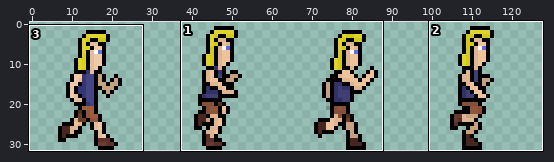
Sprite sheet: DazzasDash/Assets/Sprites/DazzaRun.png. The first picture is a wide view before the edit; the outline marks the close-up.
Close-up. Earlier state:
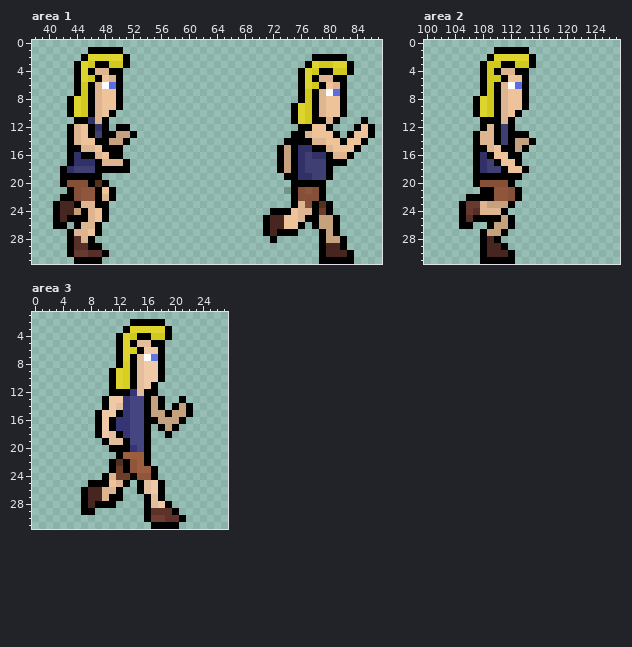
The file is 128x32 pixels. Pixels under 10% opacity are left out. Colours within 5 levels of each other are drawn and written as one. Shown: area 1: x 38..87, y 0..31; area 2: x 100..127, y 0..31; area 3: x 0..27, y 1..31.
After the commit:
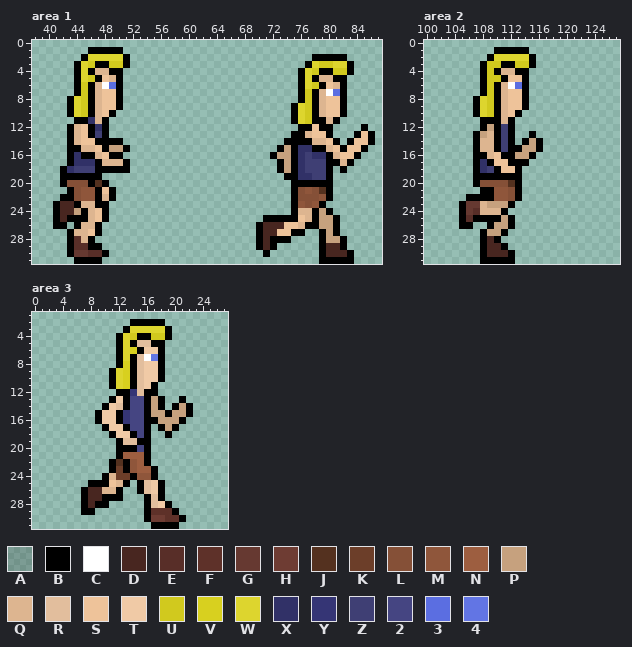
Palette (. is transparent): A #0000002d  B #000000  C #ffffff  D #482620  E #582e28  F #5e3129  G #663931  H #6e3c33  J #54311f  K #6c3e29  L #855037  M #8f563b  N #9d5e40  P #c6a17e  Q #ddb590  R #e2be9d  S #eec39a  T #f0caa6  U #d1c91e  V #d8d01f  W #ddd52e  X #313167  Y #353575  Z #3f3f74  2 #454582  3 #5b6ee1  4 #6275e4
Changes in this commit:
Changed rows in their new state; - is an unchanged pixel.
Area 1:
first column x 49:
11 ------------------------------------.-
12 -..---------------------------B----.B.
13 ....---------------------------B.-.B--
14 BB.-----------------------------B.B-SB
15 PPB------------------------------B-SB-
16 -----------------------BP--------SSB--
17 ---------------------------------QB---
18 ---------------------------------B----
20 -------------------------------B------
21 -------------------------.----JB------
22 ------------------------------MB------
23 ---------------------------M-MB.------
24 -----------------------...B---P-------
25 -----------------------BBBBSQ---------
26 ---------------------BD----QB---------
27 ---------------------BD-SS-B----------
28 ---------------------BD-BB------------
29 ---------------------BDB--------------
30 ----------------------B---------------
Area 2:
first column x 108:
12 -P-------
13 P----..B-
14 -----.BPB
15 Q-BZ-BPPB
16 BQ-B-PPB-
17 -BS-B-B--
18 --BS-B.--
20 ----JB---
Area 3:
first column x 9:
12 --.----
13 -.B-B--
14 ----B--
16 --TB---
17 .BTTB--
18 ..BTTB-
19 -..BRRB
20 --.--B-
first column x 10:
27 B-
28 -.
Pixel boxes of the changes (left, top, right, bottom) in both close-ups:
changed: (256, 117, 375, 257)
changed: (109, 124, 137, 152)
changed: (480, 124, 543, 187)
changed: (95, 389, 144, 452)
changed: (102, 494, 116, 508)
